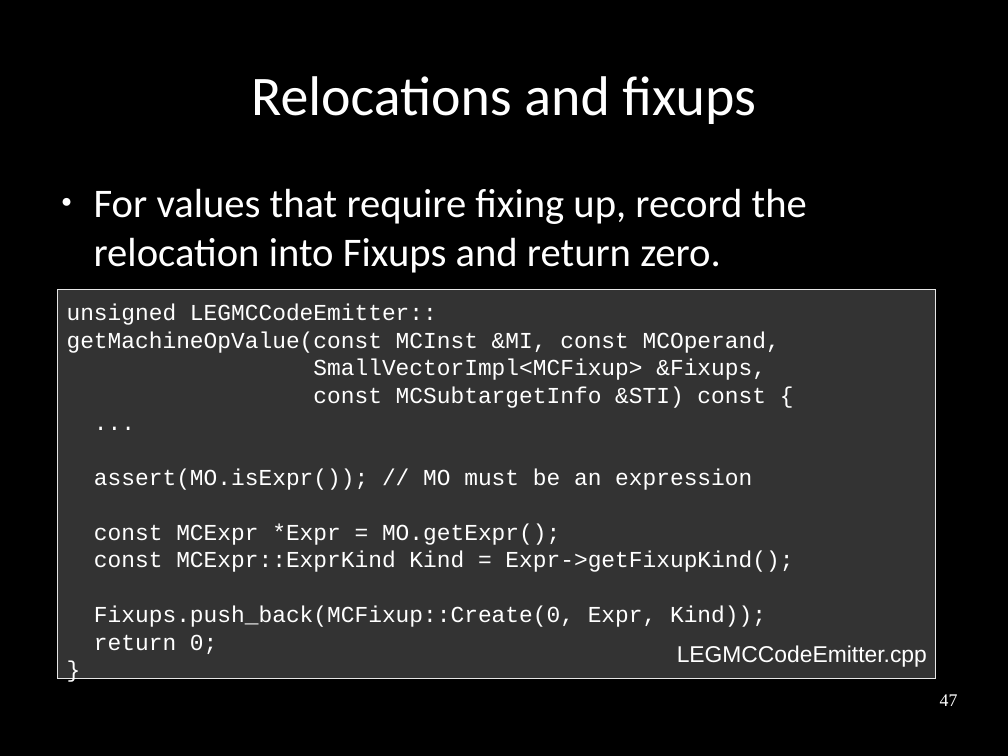
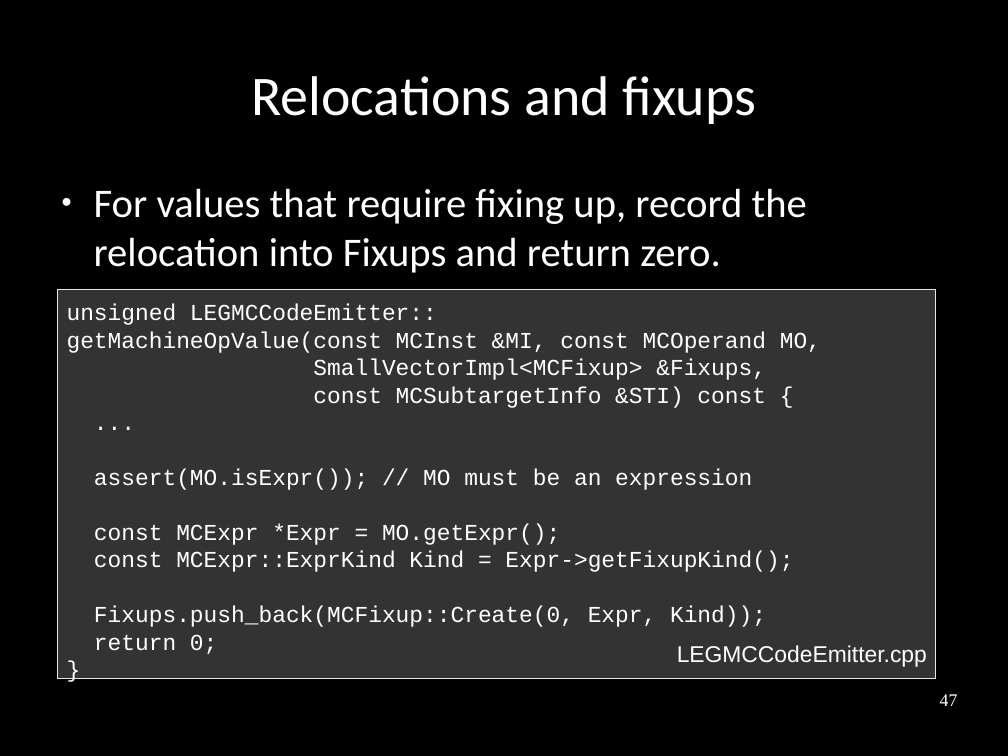
Before and after one commit to frasercrmck/llvm-leg, a slide deck: slide 47 of docs/Codeplay/Slides.odp. Drawn at 1008x756 pixels with LibreOffice and Linux fonts; fonts in the diff are those of the drawing. Boxes give left, top, right and bottom in pixels: in the first picture for what was removed or moved away, otherwise in the second. Text is boxed around its words. In the diff, an @@ line names an element or a change of style, - is before the commit and + after.

```diff
--- a/docs/Codeplay/Slides.odp
+++ b/docs/Codeplay/Slides.odp
@@ text in rectangle at bbox=[67, 331, 821, 353]: text changed @@
-getMachineOpValue(const MCInst &MI, const MCOperand,
+getMachineOpValue(const MCInst &MI, const MCOperand MO,
```
Also in this commit, not shown: 1 other slide changed.
